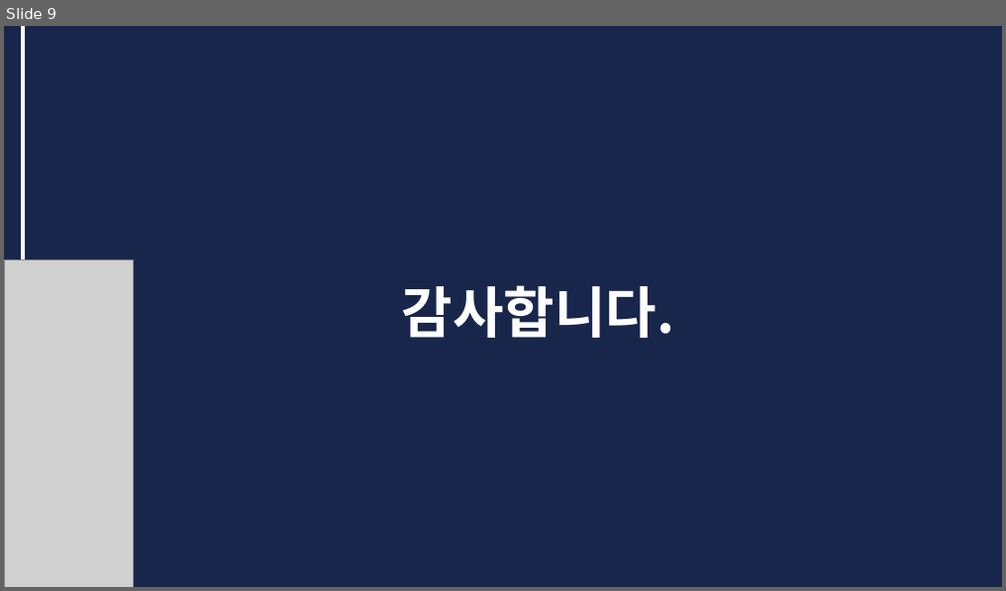
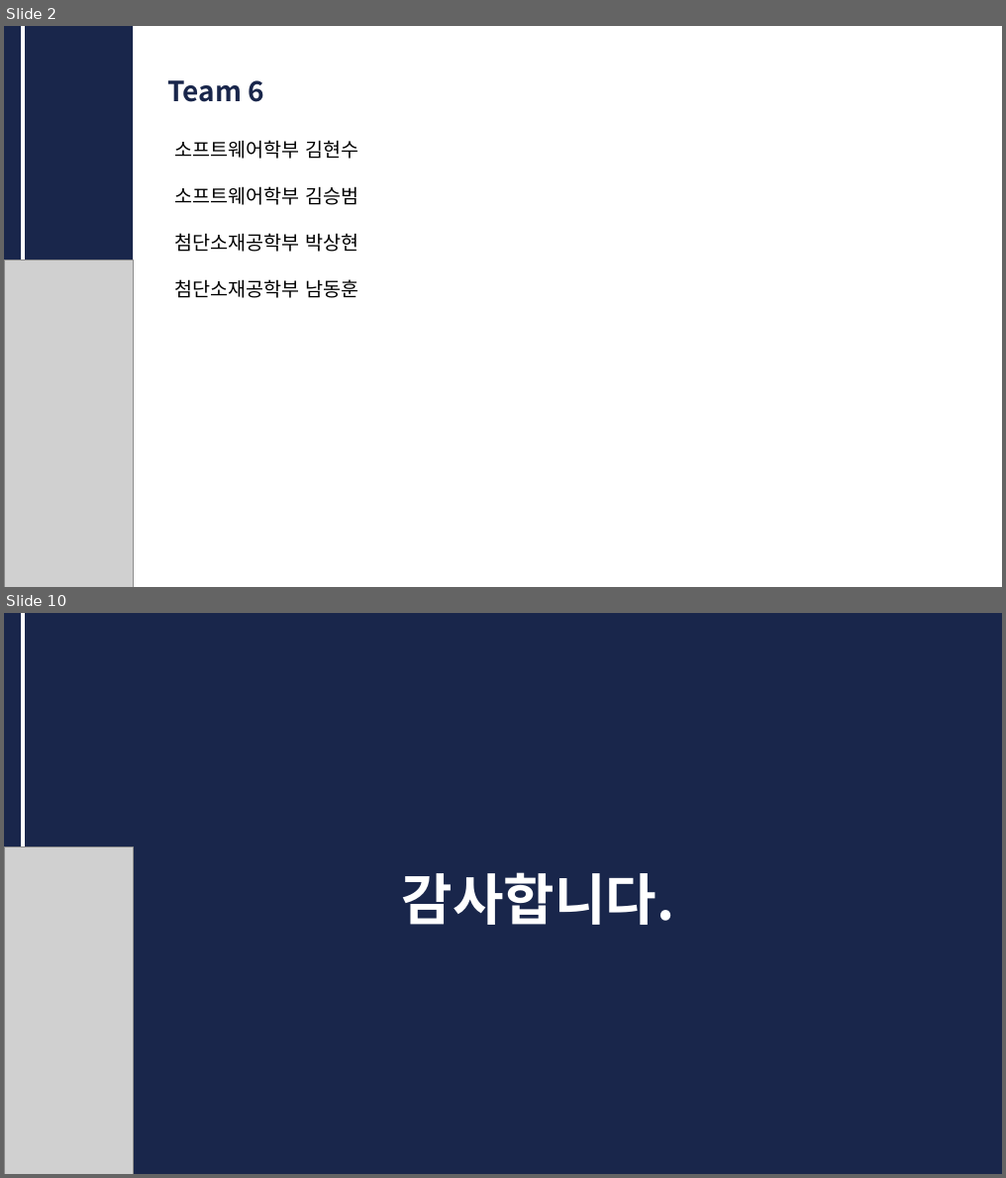
Before and after one commit to CUAI-CAU/2026-01-Week5_Datathon-Presentation, a slide deck: Team 6/CUAI_Datathon_6team.pptx. Shown one above the other, each under a label of ours: slide 9 before the commit, slides 2 and 10 after it; the slides between them are not shown. The pictures are 1006x591 and 1006x1178 pixels, drawn with LibreOffice and Linux fonts; fonts in the diff are those of the drawing; grey boxes stand for pictures. Boxes give left, top, right and bottom in pixels: in the first picture for what was removed or moved away, otherwise in the second. Text is boxed around its words. In the diff, an @@ line names an element or a change of style, - is before the commit and + after.

```diff
--- a/Team 6/CUAI_Datathon_6team.pptx
+++ b/Team 6/CUAI_Datathon_6team.pptx
@@ slide 2 added at <box>4,26,1002,587</box>, background #FFFFFF @@
@@ rectangle added at <box>4,26,133,587</box>, fill #19264B @@
@@ line added from (23, 26) to (23, 261), #FFFFFF 3 pt @@
@@ text added at <box>167,80,264,102</box>, 20 pt, text #19264B, bold @@
+Team 6
@@ text added at <box>174,140,358,298</box>, 14 pt, text #000000 @@
+소프트웨어학부 김현수
+소프트웨어학부 김승범
+첨단소재공학부 박상현
+첨단소재공학부 남동훈
@@ picture added at <box>4,260,133,587</box> @@
@@ what was slide 9 is now slide 10 @@
```
Also in this commit, not shown: 8 slides changed.
